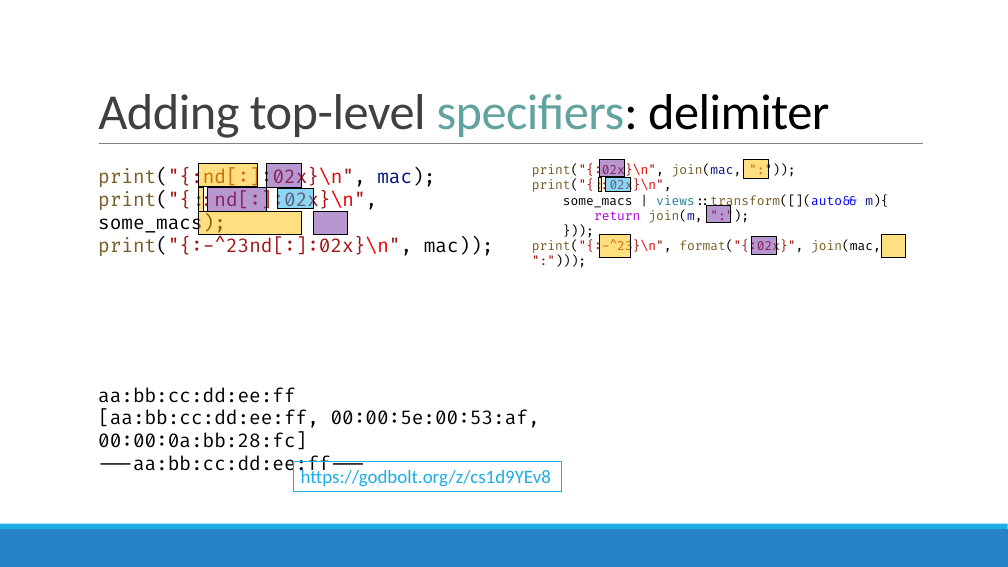
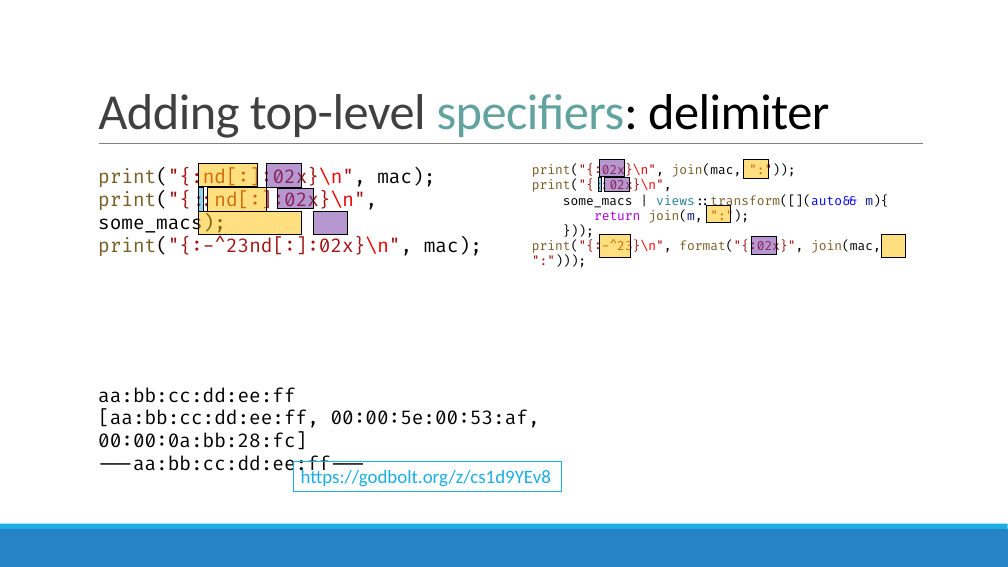
Before and after one commit to brevzin/cpp_proposals, a slide deck: slide 154 of talks/202209_cppcon/The Surprising Complexity of Formatting Ranges.pptx (slide 128 before the commit). Drawn at 1008x567 pixels with LibreOffice and Linux fonts; fonts in the diff are those of the drawing. Boxes give left, top, right and bottom in pixels: in the first picture for what was removed or moved away, otherwise in the second. Text is boxed around its words. In the diff, an @@ line names an element or a change of style, - is before the commit and + after.

```diff
--- a/talks/202209_cppcon/The Surprising Complexity of Formatting Ranges.pptx
+++ b/talks/202209_cppcon/The Surprising Complexity of Formatting Ranges.pptx
@@ text at <box>98,169,435,190</box>: text colour #001080 to #000000 in "mac);" @@
@@ text at <box>532,164,742,178</box>: text colour #001080 to #000000 in "join(mac," @@
@@ rectangle at <box>598,177,602,191</box>: fill #FFC000 at 50% opacity to #00B0F0 at 50% opacity @@
@@ rectangle at <box>605,177,630,191</box>: fill #1CADE4 at 50% opacity to #7030A0 at 50% opacity @@
@@ rectangle at <box>198,188,203,211</box>: fill #FFC000 at 50% opacity to #1CADE4 at 50% opacity @@
@@ rectangle at <box>208,188,266,211</box>: fill #7030A0 at 50% opacity to #FFC000 at 50% opacity @@
@@ rectangle at <box>278,188,314,208</box>: fill #1CADE4 at 50% opacity to #7030A0 at 50% opacity @@
@@ rectangle at <box>706,205,731,223</box>: fill #7030A0 at 50% opacity to #FFC000 at 50% opacity @@
@@ text at <box>98,237,482,256</box>: text changed @@
-print("{:-^23nd[:]:02x}\n", mac));
+print("{:-^23nd[:]:02x}\n", mac);
```
Also in this commit, not shown: 59 other slides changed, 38 slides added, 11 slides removed.
